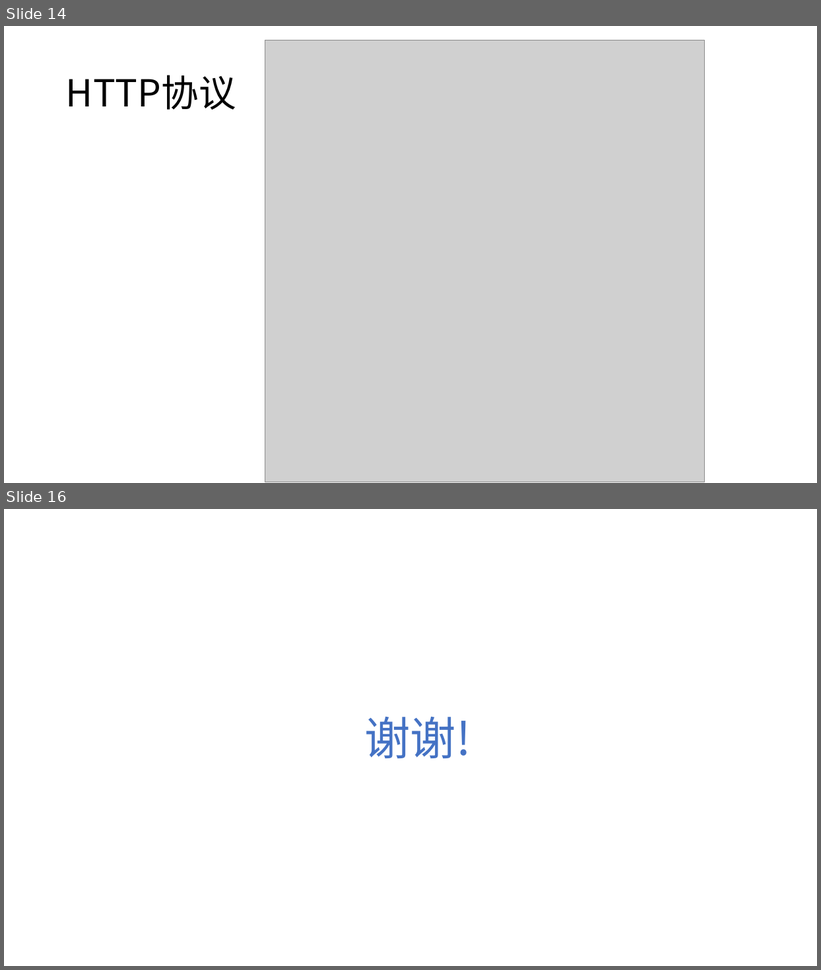
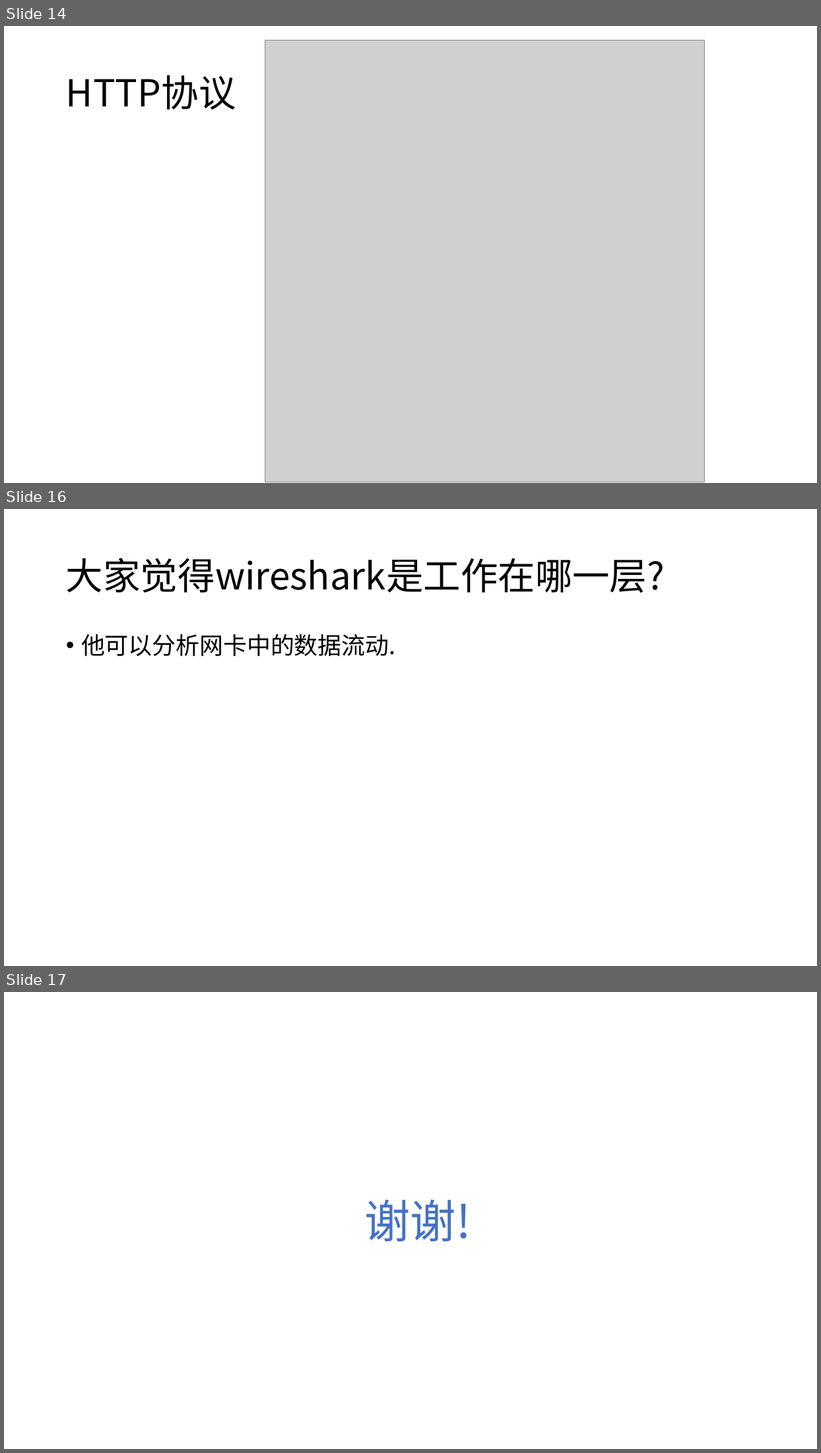
Before and after one commit to LukeLIN-web/Data-Connectino-and-Computer-Network, a slide deck: 课外实践/网络数据检测与分析.pptx. Shown one above the other, each under a label of ours: slides 14 and 16 before the commit, slides 14, 16 and 17 after it; the slides between them are not shown. The pictures are 821x970 and 821x1453 pixels, drawn with LibreOffice and Linux fonts; fonts in the diff are those of the drawing; grey boxes stand for pictures. Boxes give left, top, right and bottom in pixels: in the first picture for what was removed or moved away, otherwise in the second. Text is boxed around its words. In the diff, an @@ line names an element or a change of style, - is before the commit and + after.

```diff
--- a/课外实践/网络数据检测与分析.pptx
+++ b/课外实践/网络数据检测与分析.pptx
@@ slide 16 added at [4,509,817,966], background #FFFFFF @@
@@ title added at [66,558,665,593], 44 pt, text #000000 @@
+大家觉得wireshark是工作在哪一层?
@@ text added at [81,634,395,656], 28 pt, text #000000 @@
+• 他可以分析网卡中的数据流动.
@@ what was slide 16 is now slide 17 @@
```
Also in this commit, not shown: 5 slides changed, 5 other files.
